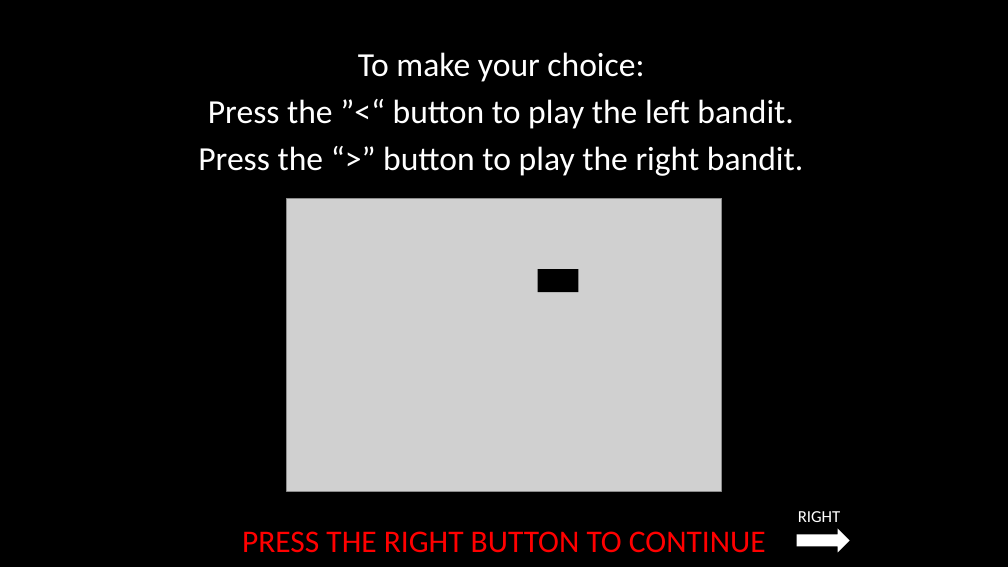
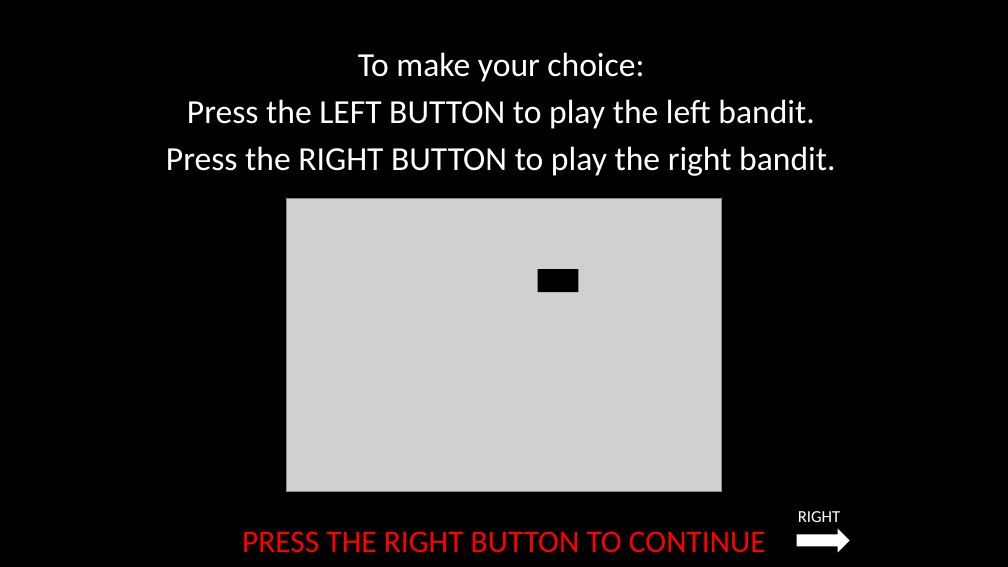
Before and after one commit to laureate-institute-for-brain-research/StimToolOnline, a slide deck: slide 14 of public/js/tasks/horizon/media/horizonInstructions.pptx. Drawn at 1008x567 pixels with LibreOffice and Linux fonts; fonts in the diff are those of the drawing; grey boxes stand for pictures. Boxes give left, top, right and bottom in pixels: in the first picture for what was removed or moved away, otherwise in the second. Text is boxed around its words. In the diff, an @@ line names an element or a change of style, - is before the commit and + after.

```diff
--- a/public/js/tasks/horizon/media/horizonInstructions.pptx
+++ b/public/js/tasks/horizon/media/horizonInstructions.pptx
@@ text at [166, 99, 835, 176]: text changed @@
-Press the ”<“ button to play the left bandit.
-Press the “>” button to play the right bandit.
+Press the LEFT BUTTON to play the left bandit.
+Press the RIGHT BUTTON to play the right bandit.
```
Also in this commit, not shown: 16 other slides changed, 20 other files.
